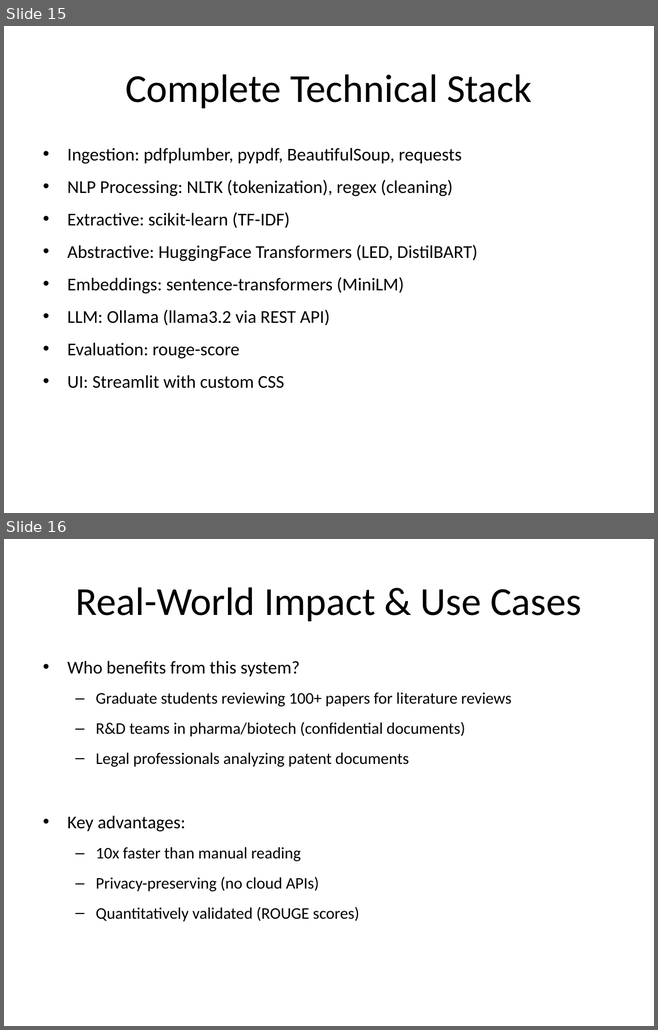
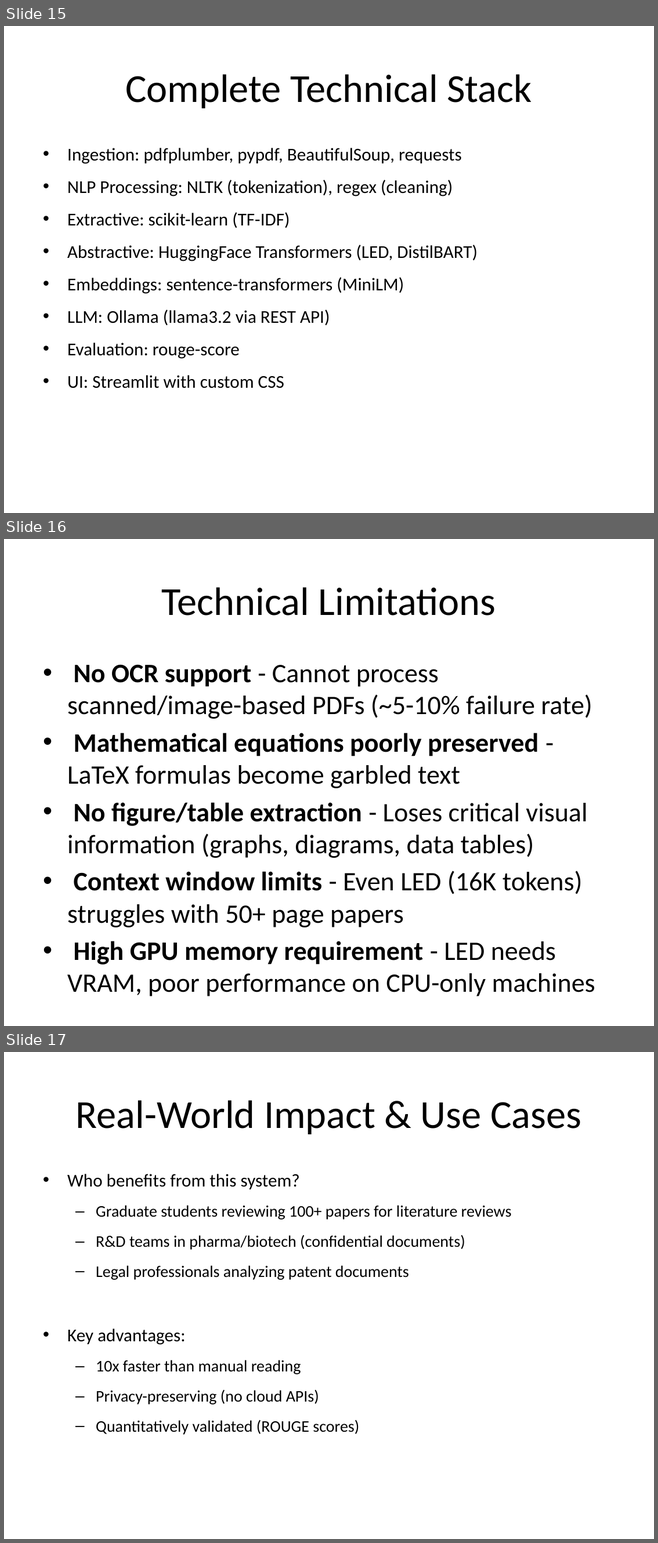
Before and after one commit to Samrwitt/research_summarizer, a slide deck: Research_Summarizer_Project.pptx. Shown one above the other, each under a label of ours: slides 15 and 16 before the commit, slides 15, 16 and 17 after it. The pictures are 658x1030 and 658x1543 pixels, drawn with LibreOffice and Linux fonts; fonts in the diff are those of the drawing. Boxes give left, top, right and bottom in pixels: in the first picture for what was removed or moved away, otherwise in the second. Text is boxed around its words. In the diff, an @@ line names an element or a change of style, - is before the commit and + after.

```diff
--- a/Research_Summarizer_Project.pptx
+++ b/Research_Summarizer_Project.pptx
@@ slide 16 added at [4, 539, 654, 1026], background #FFFFFF @@
@@ title added at [162, 587, 496, 616], 44 pt, text #000000 @@
+Technical Limitations
@@ text added at [67, 664, 595, 997], 29.6 pt, text #000000 @@
+• No OCR support - Cannot process scanned/image-based PDFs (~5-10% failure rate)
+• Mathematical equations poorly preserved - LaTeX formulas become garbled text
+• No figure/table extraction - Loses critical visual information (graphs, diagrams, data tables)
+• Context window limits - Even LED (16K tokens) struggles with 50+ page papers
+• High GPU memory requirement - LED needs VRAM, poor performance on CPU-only machines
@@ what was slide 16 is now slide 17 @@
```
Also in this commit, not shown: 4 slides changed.
